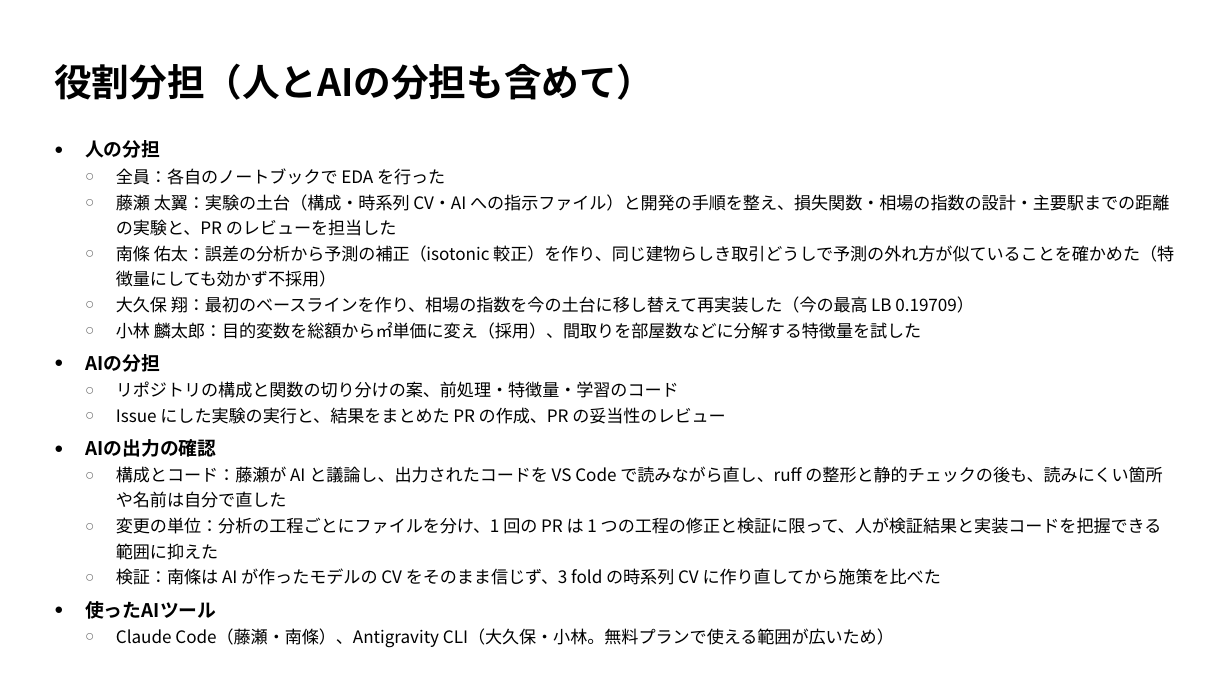
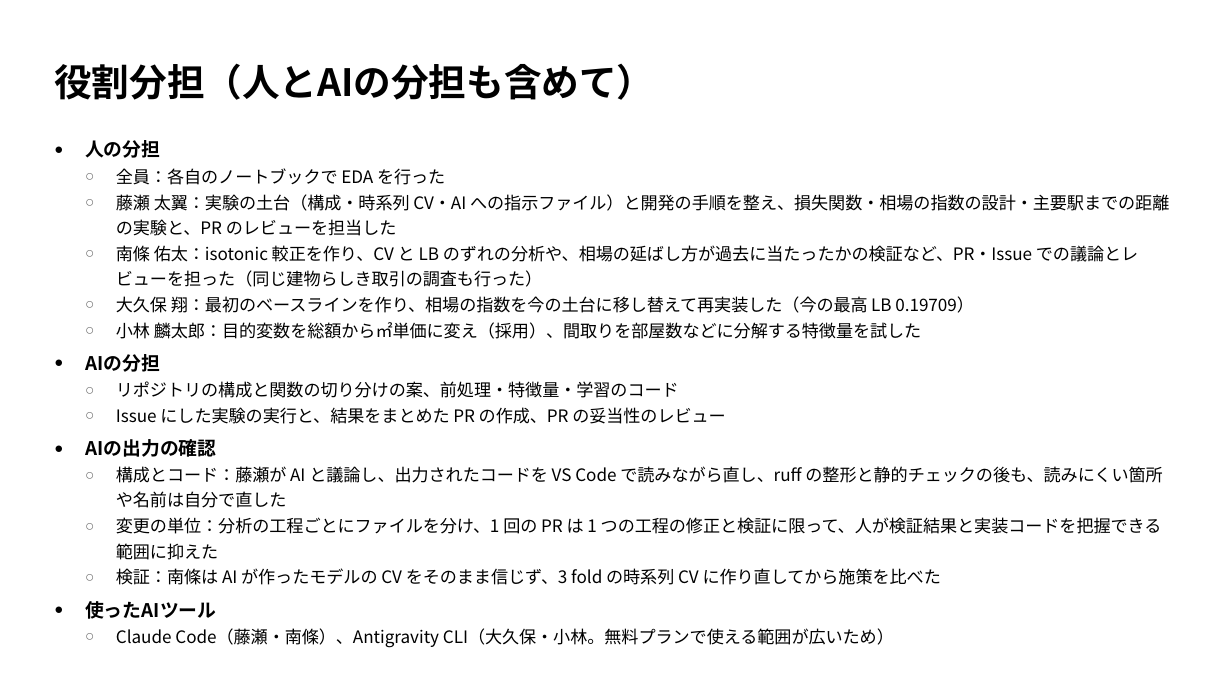
Before and after one commit to TaisukeFujise/condominium-price-pred, a slide deck: slide 2 of slides/midterm/midterm.pptx. Drawn at 1232x693 pixels with LibreOffice and Linux fonts; fonts in the diff are those of the drawing. Boxes give left, top, right and bottom in pixels: in the first picture for what was removed or moved away, otherwise in the second. Text is boxed around its words. In the diff, an @@ line names an element or a change of style, - is before the commit and + after.

```diff
--- a/slides/midterm/midterm.pptx
+++ b/slides/midterm/midterm.pptx
@@ text at [116,245,1138,287]: text changed @@
-  ○ 南條 佑太：誤差の分析から予測の補正（isotonic 較正）を作り、同じ建物らしき取引どうしで予測の外れ方が似ていることを確かめた（特徴量にしても効かず不採用）
+  ○ 南條 佑太：isotonic 較正を作り、CV と LB のずれの分析や、相場の延ばし方が過去に当たったかの検証など、PR・Issue での議論とレビューを担った（同じ建物らしき取引の調査も行った）
```
Also in this commit, not shown: 2 other files.
